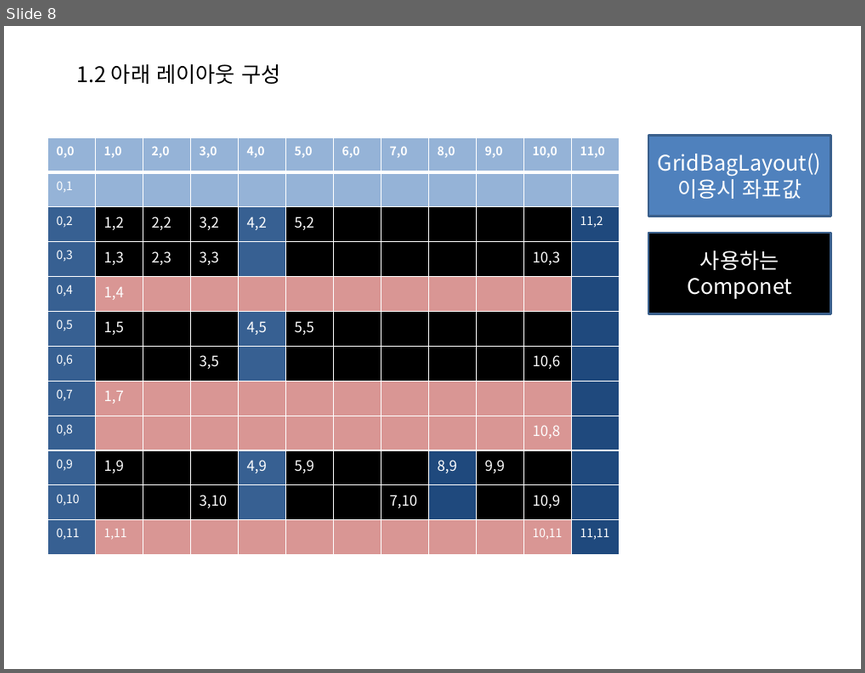
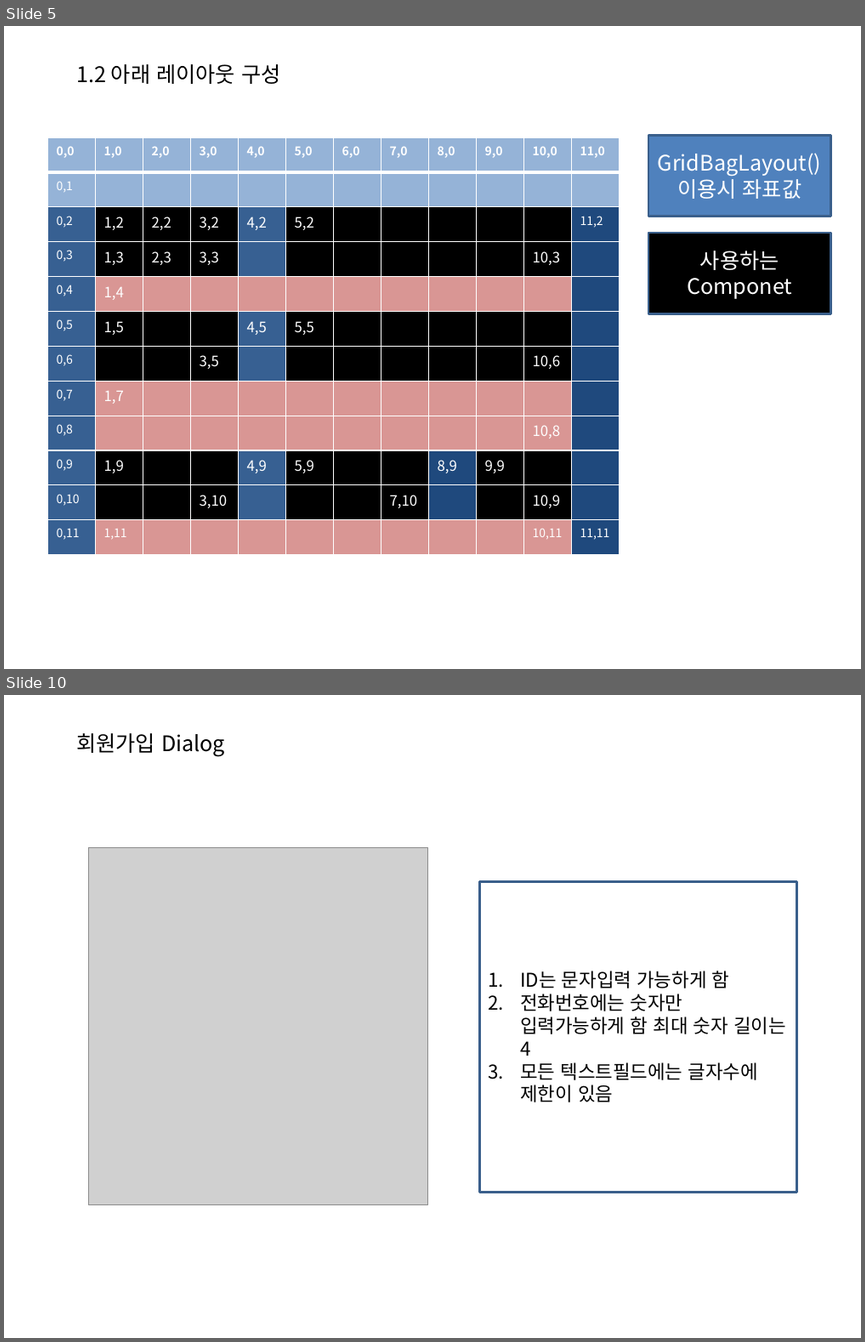
Before and after one commit to S-Onix/BankSystemProject, a slide deck: BankSystem/documentation/banksystem.pptx. Shown one above the other, each under a label of ours: slide 8 before the commit, slides 5 and 10 after it; the slides between them are not shown. The pictures are 865x673 and 865x1342 pixels, drawn with LibreOffice and Linux fonts; fonts in the diff are those of the drawing; grey boxes stand for pictures. Boxes give left, top, right and bottom in pixels: in the first picture for what was removed or moved away, otherwise in the second. Text is boxed around its words. In the diff, an @@ line names an element or a change of style, - is before the commit and + after.

```diff
--- a/BankSystem/documentation/banksystem.pptx
+++ b/BankSystem/documentation/banksystem.pptx
@@ slide 10 added at bbox=[4, 695, 861, 1338], background #FFFFFF @@
@@ text added at bbox=[76, 733, 225, 757], 18 pt, text #000000 @@
+회원가입 Dialog
@@ picture added at bbox=[88, 847, 427, 1205] @@
@@ rectangle added at bbox=[479, 882, 796, 1192], fill #FFFFFF, outline #3A5F8C 2 pt, 16 pt, text #000000 @@
+1. ID는 문자입력 가능하게 함
+2. 전화번호에는 숫자만 입력가능하게 함 최대 숫자 길이는 4
+3. 모든 텍스트필드에는 글자수에 제한이 있음
@@ what was slide 8 is now slide 5 @@
```
Also in this commit, not shown: 3 slides changed, 22 other slides added, 9 slides removed, 8 other files.
